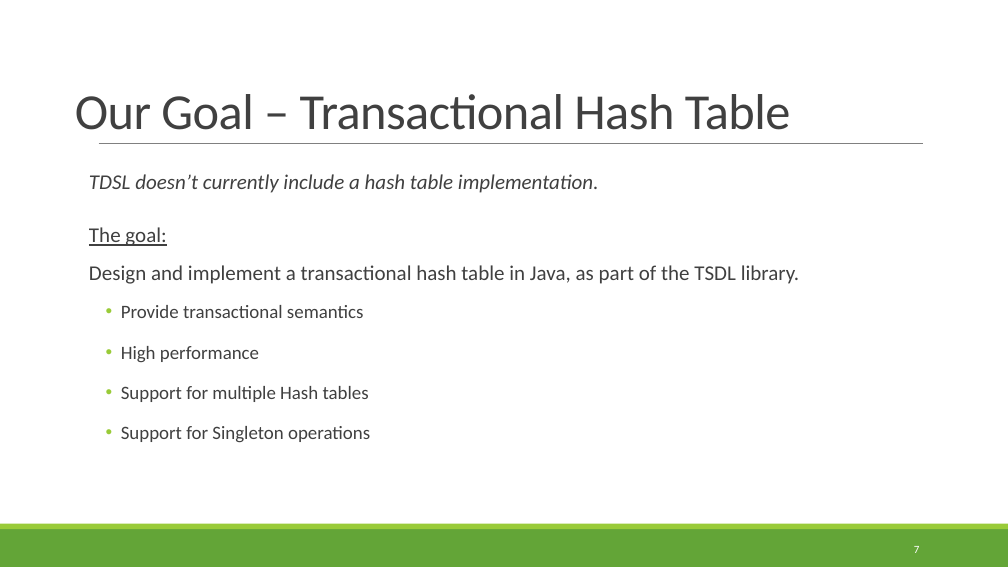
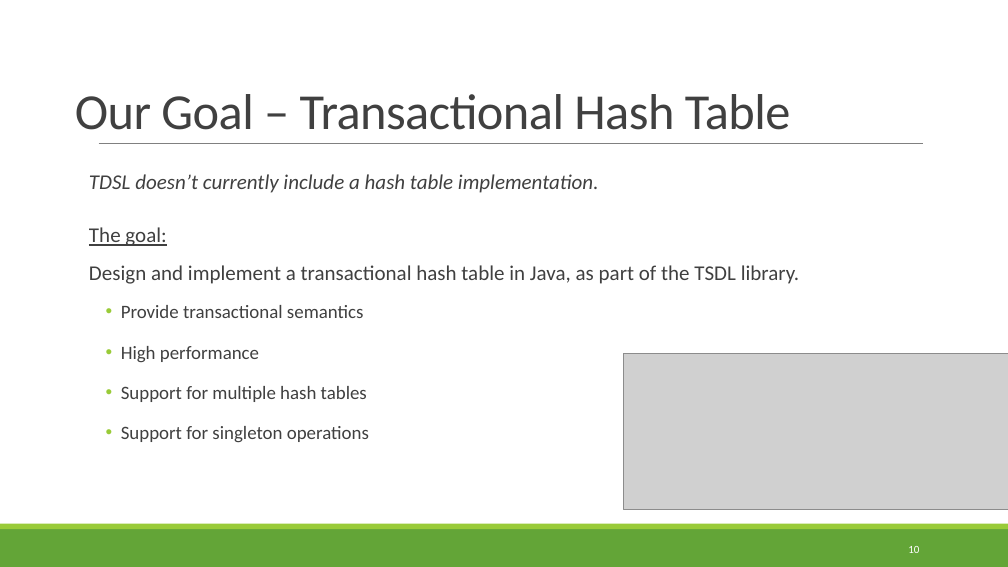
Before and after one commit to itssapir/TXHashMap, a slide deck: slide 10 of Docs/Presentation_final.pptx (slide 7 before the commit). Drawn at 1008x567 pixels with LibreOffice and Linux fonts; fonts in the diff are those of the drawing; grey boxes stand for pictures. Boxes give left, top, right and bottom in pixels: in the first picture for what was removed or moved away, otherwise in the second. Text is boxed around its words. In the diff, an @@ line names an element or a change of style, - is before the commit and + after.

```diff
--- a/Docs/Presentation_final.pptx
+++ b/Docs/Presentation_final.pptx
@@ picture added at [623,354,1008,510] @@
@@ text at [121,386,369,443]: text changed @@
-  • Support for multiple Hash tables
-  • Support for Singleton operations
+  • Support for multiple hash tables
+  • Support for singleton operations
@@ page number at [908,546,919,553]: text changed @@
-7
+10
```
Also in this commit, not shown: 15 other slides changed, 39 slides added, 4 slides removed, 6 other files.
